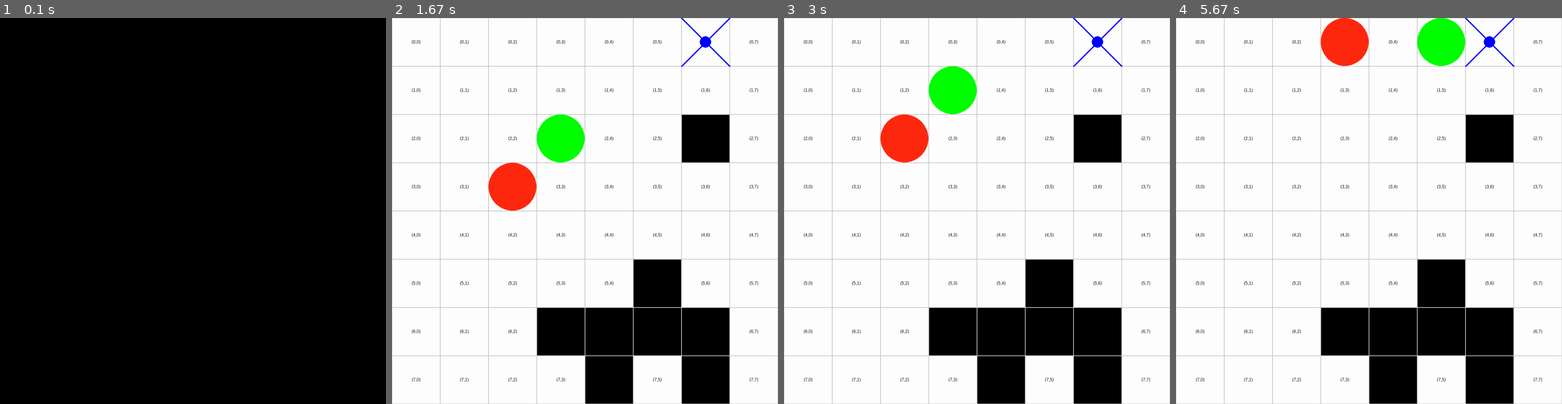
Above: before the commit, frames 1-4 (left to right).
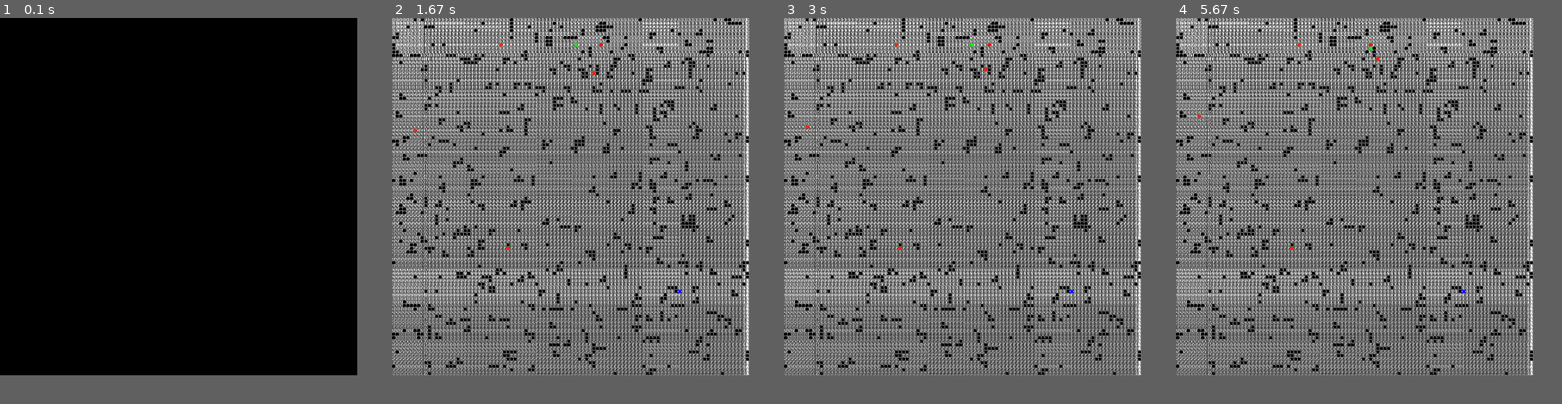
Above: after the commit, the same moments.

Repository: Eric-Viscione/RBE550MP
Game: pygame game, started from turtles/pygame_test.py
Two runs of this game, one before a commit and one after it. Both use one fixed random seed, a clock stepped at 60 frames per second and the inputs below.
Inputs:
- Up to frame 1 (0.1 s): no input
- Up to frame 2 (1.67 s): no input
- Up to frame 3 (3 s): no input
- Up to frame 4 (5.67 s): no input
In our replay, the window is 900x900 before the commit and 833x833 after it. These sizes can differ from the game's own. Grey fills any space a smaller window leaves; there, only what the larger window draws over its background counts as a difference.

The runs differ from the first frame. In frame 1, only the window size differs. In frame 2, 82% of the frame differs, in the area x 0-100%, y 0-100%; in frame 3, 82%; in frame 4, 82%.

Commit message:
Added multiple enemies and requirment.txt

Diff:
--- a/turtles/grid.py
+++ b/turtles/grid.py
@@ -122,7 +122,7 @@
             all_edges.append(contour_edges)
         return all_edges
 
-    def start_and_goal(self, grid, invalid_locations , goal_distance = 2,):
+    def start_and_goal(self, grid, invalid_locations , goal_distance = 5,):
         open_x, open_y = np.where(np.isin(grid, invalid_locations, invert=True))
         while True:
             start_idx = random.choice(range(len(open_x)))
--- /dev/null
+++ b/turtles/install_dependencies.py
@@ -0,0 +1,20 @@
+import subprocess
+import sys
+
+def install(package):
+    subprocess.check_call([sys.executable, "-m", "pip", "install", package])
+    print(f"Installed {package}")
+
+
+
+def main():
+    required_packages = ['opencv-python']
+    print("Updating Pip")
+    subprocess.check_call([sys.executable, "-m", "pip", "install", "--upgrade", "pip"])
+    print("Pip Sucesfully Updated")
+    for package in required_packages:
+        print(f"installing {package}")
+        install(package)
+
+if __name__ == "__main__":
+    main()
--- a/turtles/pygame_test.py
+++ b/turtles/pygame_test.py
@@ -88,6 +88,7 @@
 
     def draw_character(self, char):
         # print("Characters Position", char.position)
+
         scale_factor = self.TILE_SIZE
         x_center = (char.position[1]) * scale_factor + (self.TILE_SIZE / 2)  # For x, use column (pos[1])
         y_center = char.position[0] * scale_factor + (self.TILE_SIZE / 2)  # For y, use row (pos[0])
@@ -128,6 +129,7 @@
     def run(self):
         invalid_hero_positions = [1, 3 , 4]
         invalid_enemy_positions = [1,2,3,4]
+        num_enemies = 5
         num_wins = 0 #debug variable
         running = True #controls when the game stops
         num_init_path_tries = 0 #number of tries to find a valid world
@@ -137,37 +139,38 @@
         hero_start, goal = self.graph_generator.start_and_goal(self.grid_map, invalid_hero_positions)
         self.grid_map[goal[0], goal[1]] = GOAL
         hero = characters.hero(hero_start)  ##create the hero character with a start location
+        self.grid_map = hero.move_character(hero_start, self.grid_map, HERO)
         self.debug_print("Heros position", hero.position)
         self.grid_map[hero.position[0], hero.position[1]] = HERO
         ##i need to make it so that the initialziion of a character updates the map
-        enemy_start, _ = self.graph_generator.start_and_goal(self.grid_map, invalid_enemy_positions)
-        enemy1 = characters.enemy(enemy_start)
+        enemy_list = [None] * num_enemies
+        for i in range(num_enemies):
+            temp_enemy_start, _ = self.graph_generator.start_and_goal(self.grid_map, invalid_enemy_positions)
+            enemy = characters.enemy(temp_enemy_start)
+            self.grid_map, enemy.status = enemy.move_character(temp_enemy_start, self.grid_map, ENEMY)
+            enemy_list[i] = enemy
         while hero.path == None:   ##check if the map, start and goal positions can create a valid path so the game always at least tries to start
             if num_init_path_tries > 10:
                 self.grid_map = self.graph_generator.make_grid()
                 hero_start, goal = self.graph_generator.start_and_and_goal(self.grid_map)
             hero.path_finding(hero.position, goal, self.grid_map)
             if hero.path == None:
-                her0_start, self.goal = self.graph_generator.start_and_goal(self.grid_map)
+                hero_start, self.goal = self.graph_generator.start_and_goal(self.grid_map)
             num_init_path_tries += 1
-        self.debug_print("First map after creation", self.grid_map)
-        self.debug_print("hero Start Pos", hero_start)
-        self.debug_print("Goal Pos", goal)
-        #I want to eventually make the grid update to show where the hero, goal and enemies are but that doesnt work yet
-
-        # print("Map before loop\n", self.grid_map)
+
         self.start_game(self.grid_map)
         self.debug_print("Grid map at the start", self.grid_map)
         while running:  ##infinite loop while running
-            self.debug_print("debug_path", self.show_path(hero.path))
             self.goal = goal
             if hero.position != goal:  ##if the hero has not reached the goal, find a path to the goal
                 hero.path = None  ##clear the path before each search idk why
-                tick = 1 #reset the tick counter each time we create a path. Should it be initalized to 1 so we get the second value in the path??
-                hero.path_finding(hero.position, goal, self.grid_map)
-                if enemy1.status == 'alive':
-                    enemy1.path = None
-                    enemy1.path_finding(enemy1.position, self.grid_map, hero.position)
+                tick = 1 #reset the tick counter each time we create a path
+                hero.path_finding(hero.position, goal, self.grid_map) #I need to figure out why the path doesnt avoid enemies they should be ignored
+                for enemy in enemy_list:
+
+                    if enemy.status == 'alive':
+                        enemy.path = None
+                        enemy.path_finding(enemy.position, self.grid_map, hero.position)
             if hero.path == None:  ##if there is no valid path that can be found, the hero loses
                 # running = False
                 print("The hero lost!")
@@ -180,12 +183,17 @@
                 if tick < len(hero.path):  #a check to make sure we dont out of bounds the path
                     self.grid_map = hero.move_character(hero.path[tick], self.grid_map, HERO)  #move the character to a new positon, and update the map and its position with that
                     pygame.time.wait(self.delay)
-                    self.grid_map, enemy1.status = enemy1.move_character(enemy1.path[tick], self.grid_map, ENEMY)
+                    for enemy in enemy_list:
+                        if enemy.path == None:
+                            enemy.status = 'destroyed'
+                            pass
+                        self.grid_map, enemy.status = enemy.move_character(enemy.path[tick], self.grid_map, ENEMY)
                     tick += 1       #I think I can get rid of this now
 
 
                 self.draw_character(hero)   ##place the character on the grid
-                self.draw_character(enemy1)
+                for enemy in enemy_list:
+                    self.draw_character(enemy)
 
                 if hero.position == self.goal:  ##check if the game is over and the hero won
                     if debug != True:       ##in normal running, we stop running, print on the terminal the games won, and hopefulyl display a winning screen
@@ -213,8 +221,8 @@
     # start = (0,0)
     # goal = (3,3)
     parser = argparse.ArgumentParser(description ='Create a Grid World')
-    parser.add_argument('--x_size', type=int , default=8,  required=False ,help='The size of the grid in the X direction' )
-    parser.add_argument('--y_size', type=int , default=8,  required=False ,help='The size of the grid in the Y direction' )
+    parser.add_argument('--x_size', type=int , default=100,  required=False ,help='The size of the grid in the X direction' )
+    parser.add_argument('--y_size', type=int , default=100,  required=False ,help='The size of the grid in the Y direction' )
     parser.add_argument('--coverage', type=float , default=0.1,  required=False ,help='What percent of the grid will be covered with obstacles' )
     parser.add_argument('--square_size', type=int , default=1,  required=False ,help='How large each square in an obstacle will be' )
     args = parser.parse_args()
Binary file added: turtles/100_X_100_Grid_with_10.0_Percent_Covereage.png
Binary file added: turtles/10_X_10_Grid_with_10.0_Percent_Covereage.png
Not shown, added: turtles/requirements.txt
